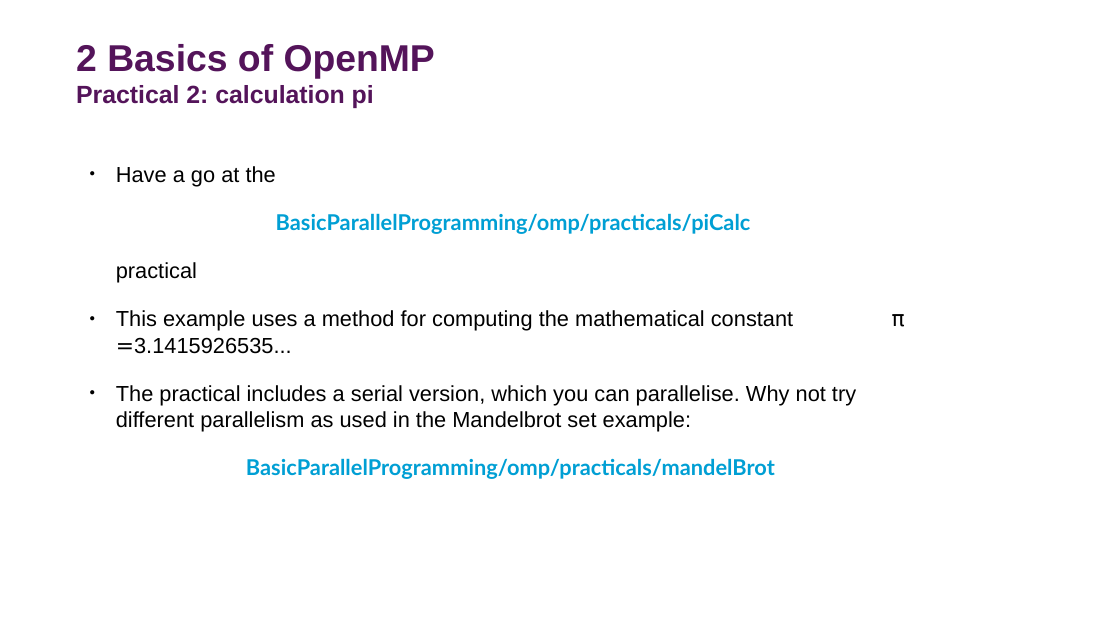
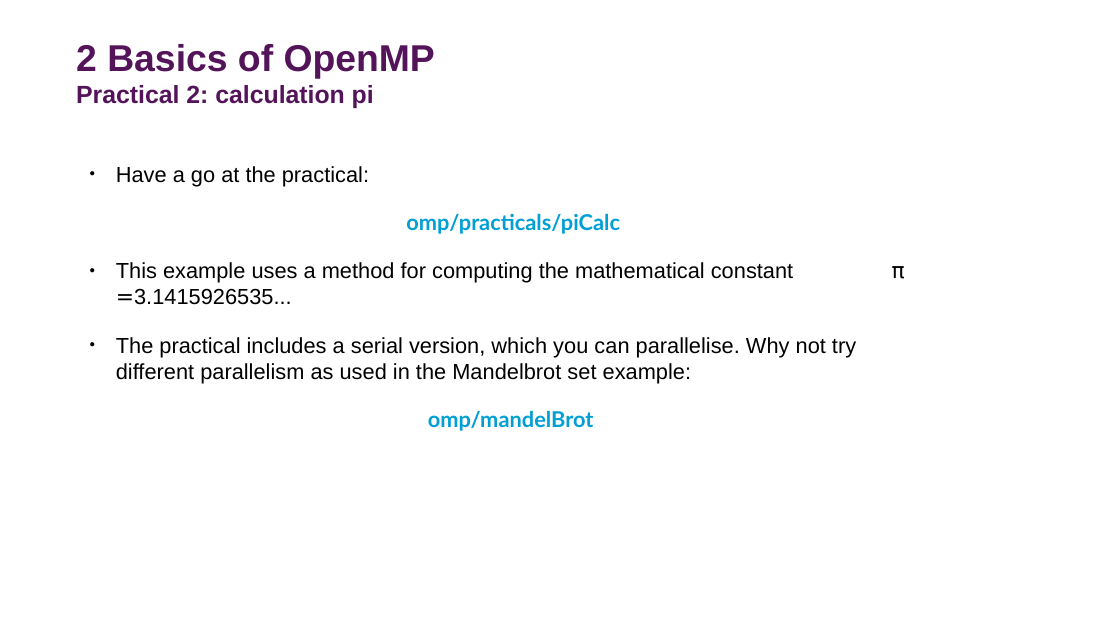
Before and after one commit to DurhamARC-Training/BasicParallelProgramming, a slide deck: slide 27 of OpenMPMPIShortCourse_Autumn2025.odp. Drawn at 1120x630 pixels with LibreOffice and Linux fonts; fonts in the diff are those of the drawing; background and template pictures are left out. Boxes give left, top, right and bottom in pixels: in the first picture for what was removed or moved away, otherwise in the second. Text is boxed around its words. In the diff, an @@ line names an element or a change of style, - is before the commit and + after.

```diff
--- a/OpenMPMPIShortCourse_Autumn2025.odp
+++ b/OpenMPMPIShortCourse_Autumn2025.odp
@@ text at (116, 166, 620, 234): text changed; font Lato to Arial; text colour #009FD4 to #000000; bold off @@
-● Have a go at the
-BasicParallelProgramming/omp/practicals/piCalc
-practical
+● Have a go at the practical:
+omp/practicals/piCalc
@@ text at (428, 410, 594, 431): text changed @@
-BasicParallelProgramming/omp/practicals/mandelBrot
+omp/mandelBrot
```
Also in this commit, not shown: 15 other slides changed, 2 slides added, 1 slide removed, 1 other file.
